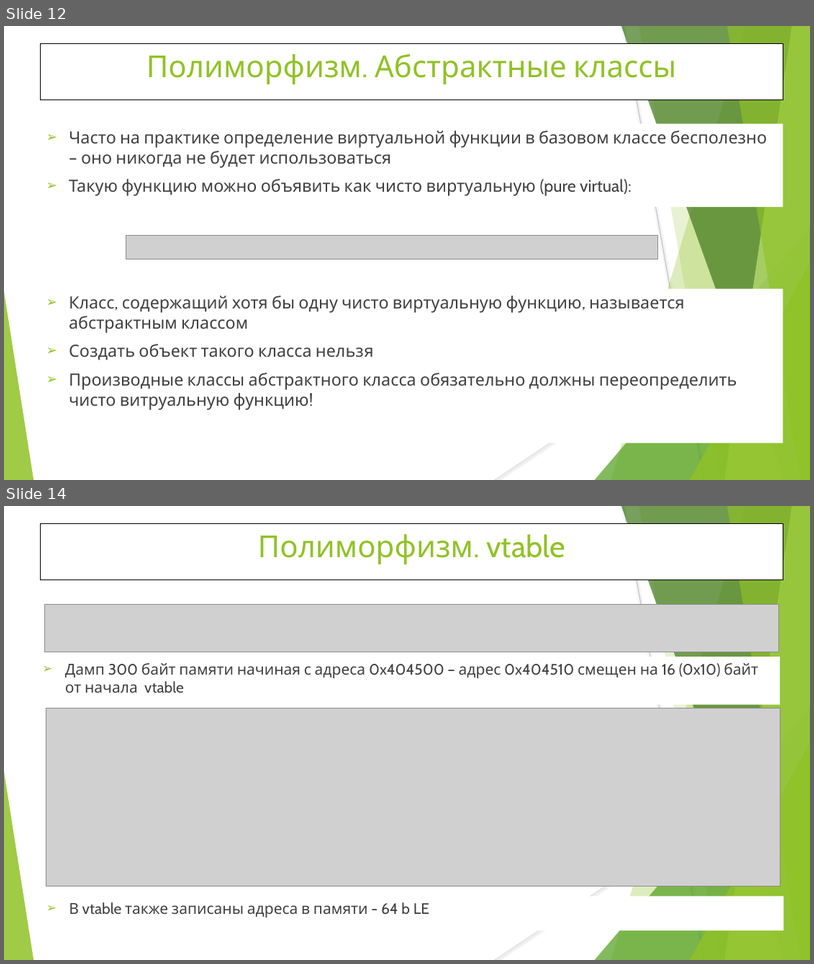
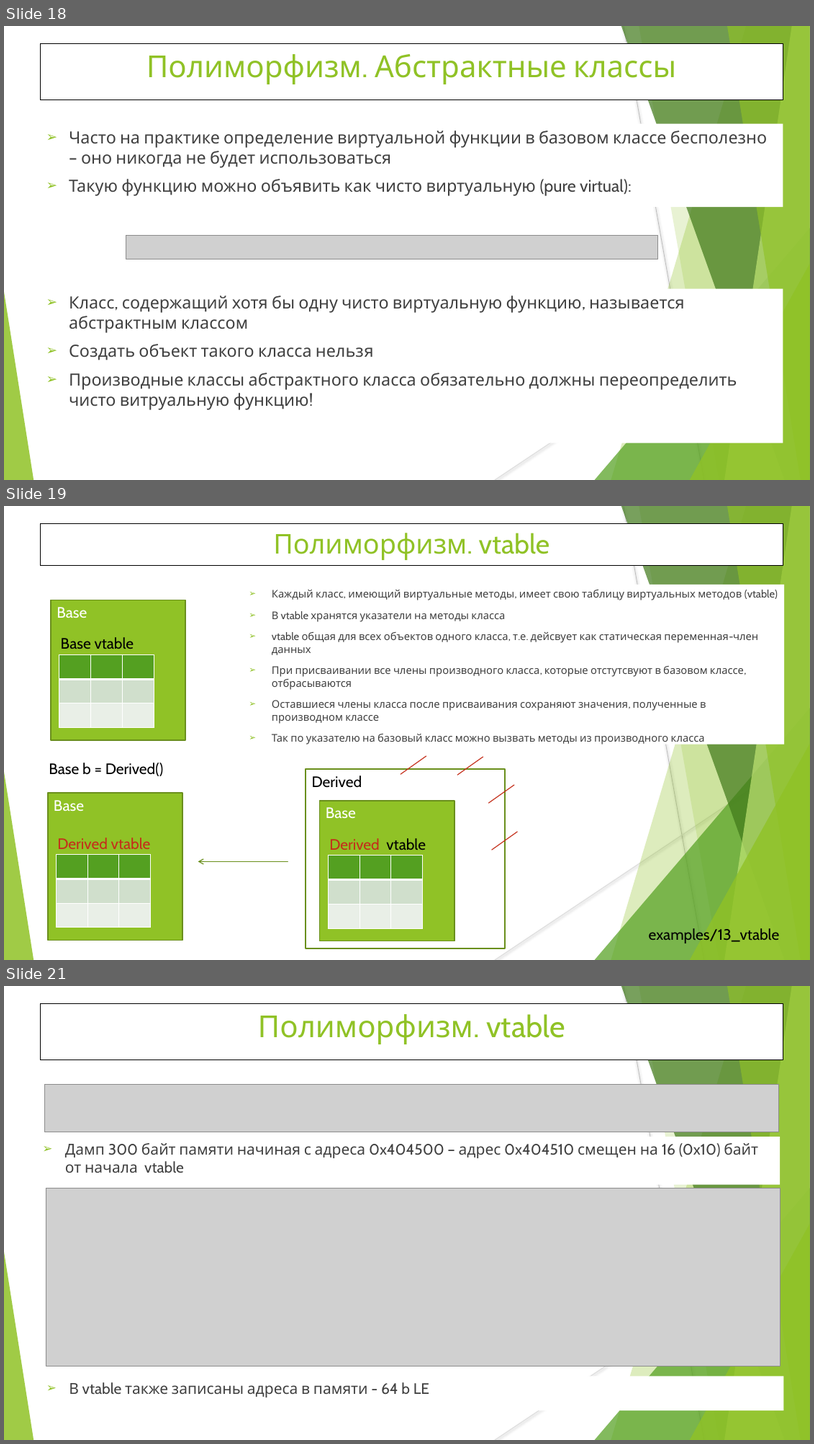
Before and after one commit to WhiteCatStudies/lectures, a slide deck: pt1/lectures/lecture2/lecture2.pptx. Shown one above the other, each under a label of ours: slides 12 and 14 before the commit, slides 18, 19 and 21 after it; the slides between them are not shown. The pictures are 814x964 and 814x1444 pixels, drawn with LibreOffice and Linux fonts; fonts in the diff are those of the drawing; grey boxes stand for pictures. Boxes give left, top, right and bottom in pixels: in the first picture for what was removed or moved away, otherwise in the second. Text is boxed around its words. In the diff, an @@ line names an element or a change of style, - is before the commit and + after.

```diff
--- a/pt1/lectures/lecture2/lecture2.pptx
+++ b/pt1/lectures/lecture2/lecture2.pptx
@@ slide 19 added at [4, 506, 810, 960], background #FFFFFF; not listed: 10 template elements that a slide beside it also shows @@
@@ title added at [40, 524, 784, 565], fill #FFFFFF, outline #000000 0.75 pt, 32.4 pt, text #90C226 @@
+Полиморфизм. vtable
@@ text added at [243, 584, 784, 744], fill #FFFFFF, 12.6 pt, text #404040 @@
+➢ Каждый класс, имеющий виртуальные методы, имеет свою таблицу виртуальных методов (vtable)
+➢ В vtable хранятся указатели на методы класса
+➢ vtable общая для всех объектов одного класса, т.е. дейсвует как статическая переменная-член данных
+➢ При присваивании все члены производного класса, которые отстутсвуют в базовом классе, отбрасываются
+➢ Оставшиеся члены класса после присваивания сохраняют значения, полученные в производном классе
+➢ Так по указателю на базовый класс можно вызвать методы из производного класса
@@ rectangle added at [51, 600, 185, 740], fill #90C226, outline #6B901C 1.5 pt, 18 pt, text #FFFFFF @@
+Base
@@ table added at [59, 655, 154, 728], 3 rows, 3 columns @@
+ |  | 
+ |  | 
+ |  | 
@@ text added at [61, 637, 134, 649], 18 pt, text #000000 @@
+Base vtable
@@ text added at [49, 762, 164, 776], 18 pt, text #000000 @@
+Base b = Derived()
@@ line added from (426, 756) to (401, 774), #C42F1A 1 pt @@
@@ line added from (483, 757) to (458, 775), #C42F1A 1 pt @@
@@ rectangle added at [306, 769, 505, 948], fill #FFFFFF, outline #6B901C 1.5 pt, 18 pt, text #000000 @@
+Derived
@@ line added from (514, 785) to (489, 803), #C42F1A 1 pt @@
@@ rectangle added at [47, 793, 183, 939], fill #90C226, outline #6B901C 1.5 pt, 18 pt, text #FFFFFF @@
+Base
@@ rectangle added at [320, 800, 455, 940], fill #90C226, outline #6B901C 1.5 pt, 18 pt, text #FFFFFF @@
+Base
@@ text added at [57, 837, 151, 849], 18 pt, text #C42F1A @@
+Derived vtable
@@ text added at [329, 838, 426, 849], 18 pt, text #C42F1A @@
+Derived vtable
@@ line added from (517, 831) to (492, 849), #C42F1A 1 pt @@
@@ table added at [56, 854, 150, 928], 3 rows, 3 columns @@
+ |  | 
+ |  | 
+ |  | 
@@ arrow added from (288, 861) to (198, 861), #6B901C 1 pt @@
@@ table added at [328, 855, 422, 928], 3 rows, 3 columns @@
+ |  | 
+ |  | 
+ |  | 
@@ text added at [649, 928, 780, 943], 18 pt, text #000000 @@
+examples/13_vtable
@@ what was slide 12 is now slide 18 @@
@@ what was slide 14 is now slide 21 @@
```
Also in this commit, not shown: 8 slides changed, 6 other slides added.
